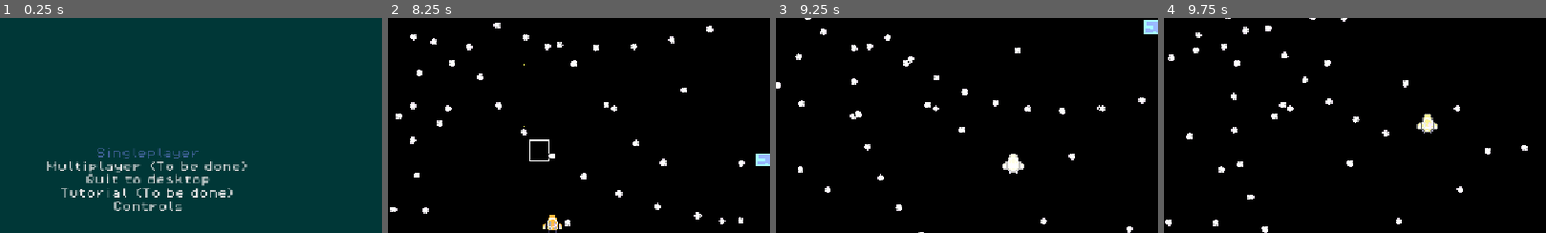
Above: before the commit, frames 1-4 (left to right).
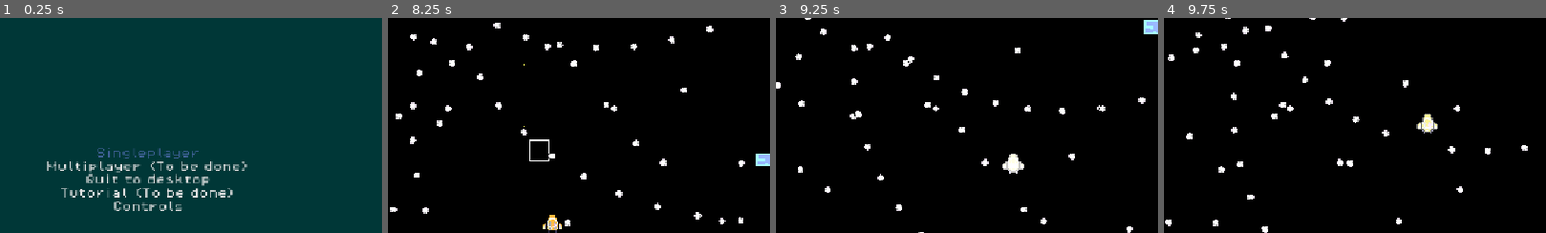
Above: after the commit, the same moments.

Repository: Draftier/Geometric-Invasion-CSS-497
Game: Godot game, scene res://scenes/UI/main_menu.tscn
The game is run twice, just before and just after one commit, with the same random seed, the same clock (stepped at 60 frames per second) and the same inputs.
Inputs:
- Up to frame 1 (0.25 s): no input
- Up to frame 2 (8.25 s): click "Singleplayer" at 0.5 s; click "Shield" at 1.25 s; click "Start game" at 2 s; hold Right (right) 2.78-3.53 s; tap X (ability) at 2.85, 3.6, 4.55, 5.3, 5.85, 6.6, 7.55 s; hold Down (down) 3.53-4.28 s; hold Right (right) 4.28-5.03 s; hold Z (shoot) 4.28-5.03 s; hold Up (up) 5.03-5.78 s; tap Shift (slow) at 5.1, 8.1 s; hold Left (left) 5.78-7.28 s; hold Down (down) 7.28-8.03 s; hold Z (shoot) 7.28-8.03 s; hold Right (right) from 8.03 s (still down)
- Up to frame 3 (9.25 s): tap X (ability) at 8.3, 8.85 s; release Right (right) at 8.78 s; hold Up (up) from 8.78 s (still down)
- Up to frame 4 (9.75 s): release Up (up) at 9.53 s; hold Right (right) from 9.53 s (still down); tap X (ability) at 9.6 s
The pictures show only the part of the screen within x 31-81%, y 50-100%; the shares and areas given below are measured in that part.

Frames 1-2 are identical in both runs. In frame 3, less than 0.1% of the frame differs, in the area x 53-66%, y 65-91%; in frame 4, less than 0.1%, in the area x 45-77%, y 59-69%.

Commit message:
Fixed bug where collisions active without ability being active

Diff:
--- a/geometric-invasion/scripts/ability/ability_shield.gd
+++ b/geometric-invasion/scripts/ability/ability_shield.gd
@@ -11,3 +11,9 @@
 func fire_ability(delta : float) -> void:
 	hitbox.monitorable = is_active
 	hitbox.monitoring = is_active
+
+func discharge() -> void:
+	super.discharge()
+
+	hitbox.monitorable = is_active
+	hitbox.monitoring = is_active
